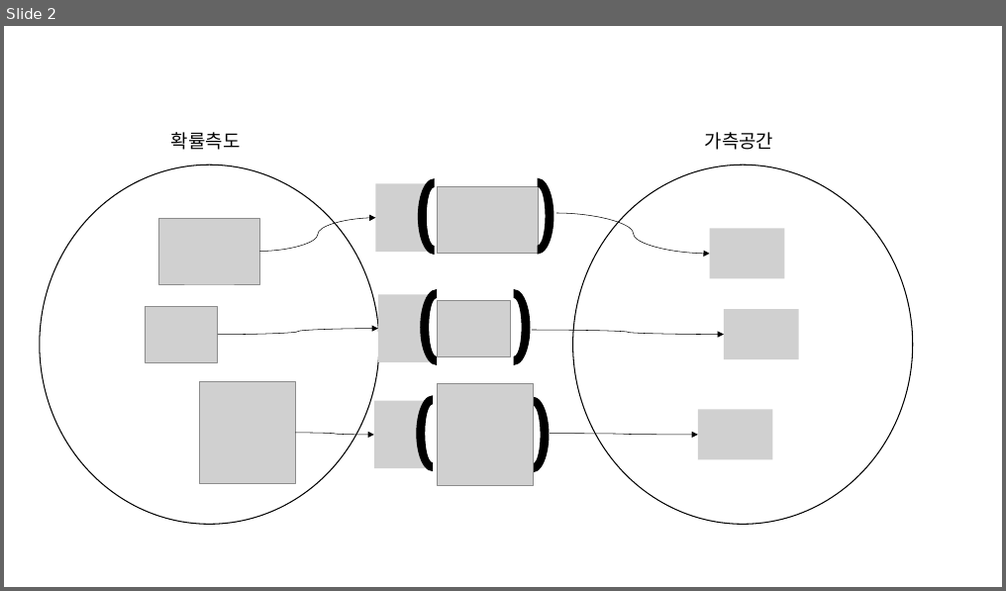
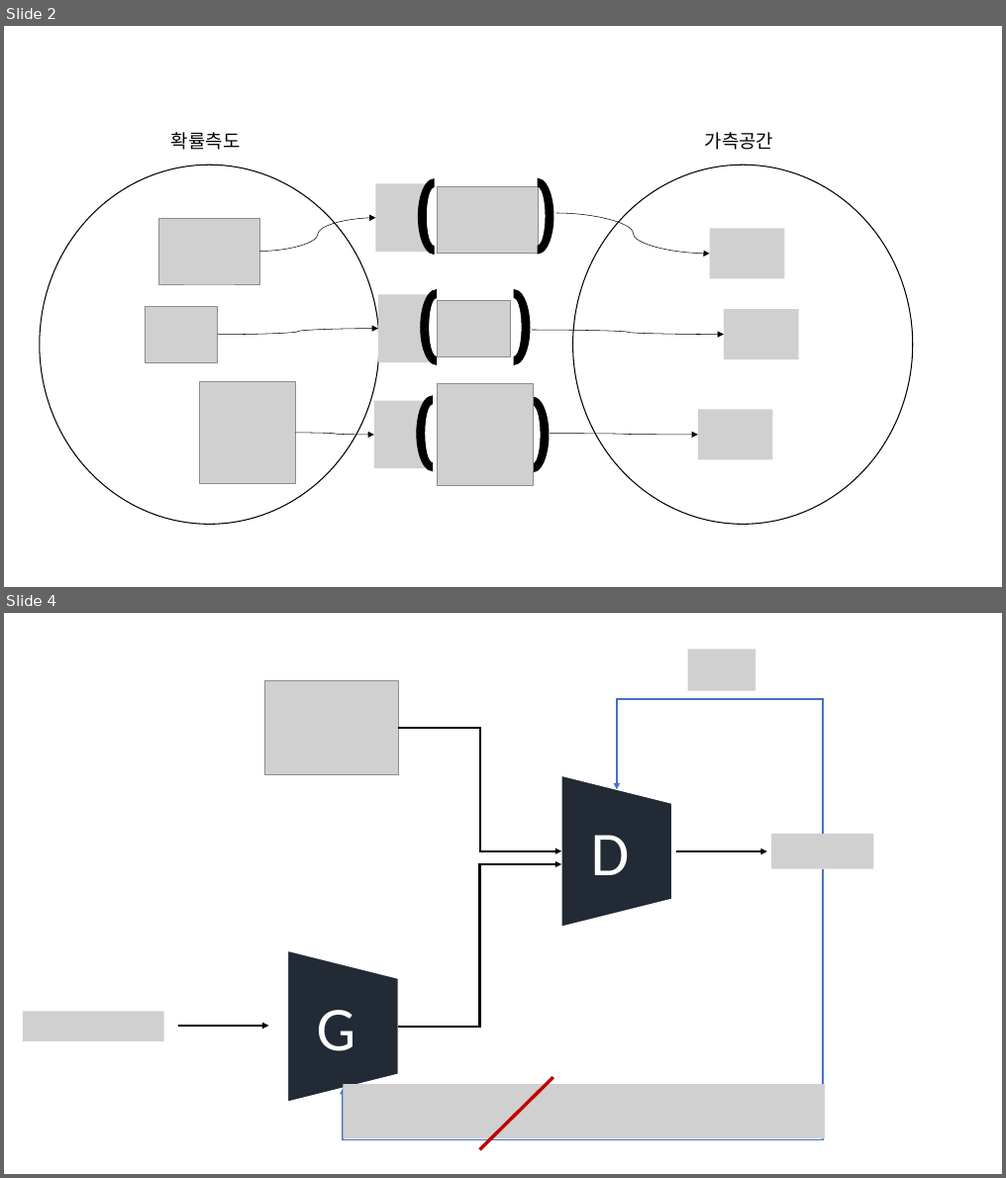
Before and after one commit to gkalstn000/gkalstn000.github.io, a slide deck: images/GAN/프레젠테이션7.pptx. Shown one above the other, each under a label of ours: slide 2 before the commit, slides 2 and 4 after it; the slides between them are not shown. The pictures are 1006x591 and 1006x1178 pixels, drawn with LibreOffice and Linux fonts; fonts in the diff are those of the drawing; grey boxes stand for pictures. Boxes give left, top, right and bottom in pixels: in the first picture for what was removed or moved away, otherwise in the second. Text is boxed around its words. In the diff, an @@ line names an element or a change of style, - is before the commit and + after.

```diff
--- a/images/GAN/프레젠테이션7.pptx
+++ b/images/GAN/프레젠테이션7.pptx
@@ slide 4 added at (4, 613, 1002, 1174), background #FFFFFF @@
@@ picture added at (687, 649, 755, 691) @@
@@ picture added at (265, 680, 398, 774) @@
@@ elbow arrow added from (823, 834) to (617, 789), #4472C4 1.75 pt @@
@@ elbow arrow added from (399, 728) to (561, 851), #000000 2 pt @@
@@ trapezoid added at (562, 775, 672, 927), fill #222A35, outline #FFFFFF 1 pt, 60 pt, text #FFFFFF @@
+D
@@ picture added at (771, 834, 874, 869) @@
@@ elbow arrow added from (823, 869) to (344, 1088), #4472C4 1.75 pt @@
@@ elbow arrow added from (399, 1027) to (561, 864), #000000 2 pt @@
@@ arrow added from (676, 852) to (767, 852), #000000 2 pt @@
@@ trapezoid added at (288, 951, 398, 1102), fill #222A35, outline #FFFFFF 1 pt, 60 pt, text #FFFFFF @@
+G
@@ picture added at (23, 1011, 164, 1042) @@
@@ arrow added from (177, 1026) to (269, 1026), #000000 2 pt @@
@@ picture added at (344, 1084, 826, 1140) @@
@@ line added from (553, 1078) to (480, 1150), #C00000 3.25 pt @@
```
Also in this commit, not shown: 1 slide changed, 3 other slides added, 14 other files.
